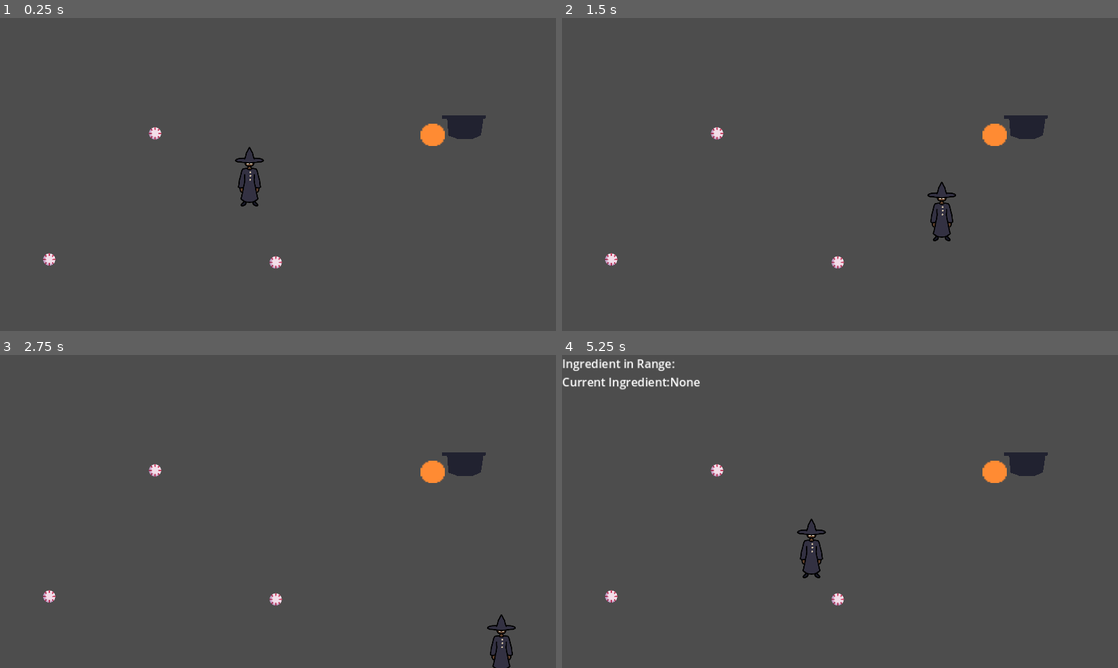
Above: before the commit, frames 1-4 (two rows, left to right).
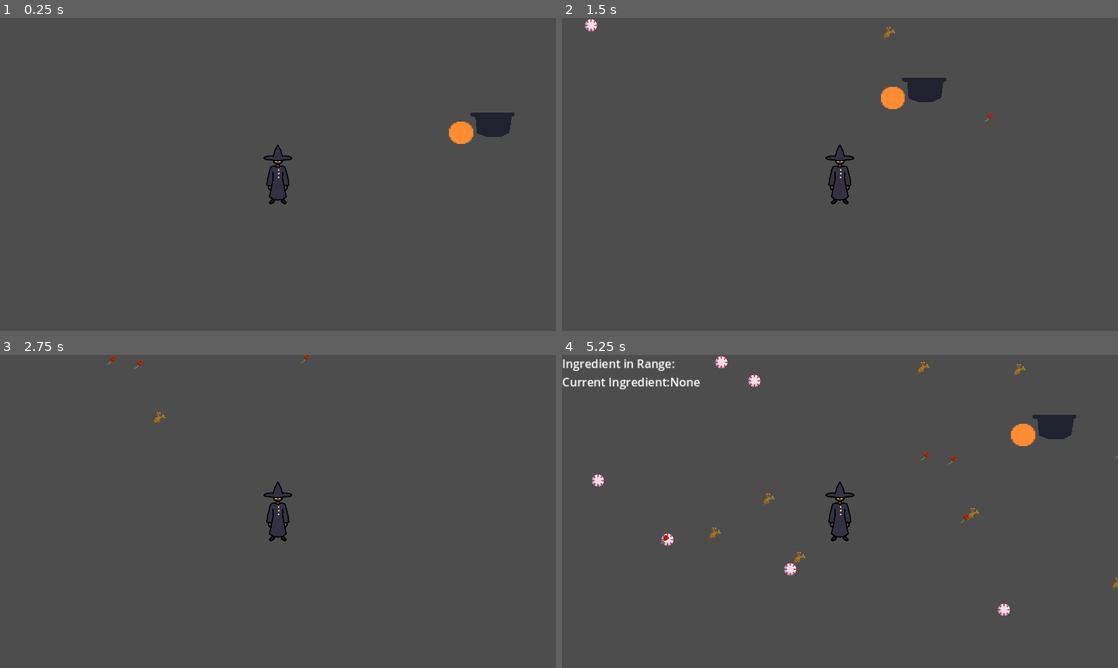
Above: after the commit, the same moments.

Repository: aryuserious/witch-in-training
Game: Godot game, scene res://scenes/level_1.tscn
Two runs of this game, one before a commit and one after it. Both use one fixed random seed, a clock stepped at 60 frames per second and the inputs below.
Inputs:
- Up to frame 1 (0.25 s): no input
- Up to frame 2 (1.5 s): tap Enter at 0.5 s; hold D (right) 0.53-1.28 s; tap I (test, bound only after the commit) at 0.6 s; hold S (down) from 1.28 s (still down); tap Q (drop) at 1.35 s
- Up to frame 3 (2.75 s): tap I (test, bound only after the commit) at 1.55, 2.3 s; release S (down) at 2.03 s; hold D (right) from 2.03 s (still down); tap E (pickup) at 2.1 s
- Up to frame 4 (5.25 s): release D (right) at 2.78 s; hold W (up) 2.78-3.53 s; tap 1 (show-hide stats) at 2.85 s; tap I (test, bound only after the commit) at 3.05, 3.6, 4.35 s; hold A (left) 3.53-5.03 s; hold S (down) from 5.03 s (still down); tap Q (drop) at 5.1 s

The runs differ from the first frame. In frame 1, 2.4% of the frame differs, in the area x 7-93%, y 30-80%; in frame 2, 2.9%; in frame 3, 2.1%; in frame 4, 3.5%, in the area x 5-100%, y 0-84%.
Error before the commit: Invalid access to property or key '1' on a base object of type 'Dictionary'. (res://scripts/cauldron.gd:36)

Commit message:
when a potion is selected, the needed ingredients spawn - while the result is correct, I'm probably not doing this correctly - I'm not using the Ingredient scene because for some reason it was treating the root node as an Area2D even though it is an Ingredient - so instead of instancing a scene, each ingredient creates their own sprite and collision shape which is probably the wrong way to do this

Diff:
--- /dev/null
+++ b/assets/collisionshape.tres
@@ -0,0 +1,4 @@
+[gd_resource type="CircleShape2D" format=3 uid="uid://ue4c1q8ncl73"]
+
+[resource]
+radius = 12.0
--- a/project.godot
+++ b/project.godot
@@ -66,6 +66,11 @@
 "events": [Object(InputEventKey,"resource_local_to_scene":false,"resource_name":"","device":-1,"window_id":0,"alt_pressed":false,"shift_pressed":false,"ctrl_pressed":false,"meta_pressed":false,"pressed":false,"keycode":0,"physical_keycode":49,"key_label":0,"unicode":49,"echo":false,"script":null)
 ]
 }
+test={
+"deadzone": 0.5,
+"events": [Object(InputEventKey,"resource_local_to_scene":false,"resource_name":"","device":-1,"window_id":0,"alt_pressed":false,"shift_pressed":false,"ctrl_pressed":false,"meta_pressed":false,"pressed":false,"keycode":0,"physical_keycode":73,"key_label":0,"unicode":105,"echo":false,"script":null)
+]
+}
 
 [layer_names]
 
--- a/scenes/ingredient.tscn
+++ b/scenes/ingredient.tscn
@@ -2,14 +2,13 @@
 
 [ext_resource type="Script" path="res://scripts/ingredient.gd" id="1_vuxb1"]
 [ext_resource type="Texture2D" uid="uid://d3v77sveuc4qg" path="res://assets/ingredients.png" id="2_a7wxe"]
-
-[sub_resource type="CircleShape2D" id="CircleShape2D_62y6x"]
-radius = 12.0
+[ext_resource type="Shape2D" uid="uid://ue4c1q8ncl73" path="res://assets/collisionshape.tres" id="3_jrt0x"]
 
 [node name="Ingredient" type="Area2D"]
 collision_layer = 4
 collision_mask = 0
 script = ExtResource("1_vuxb1")
+ingredient_type = 1
 
 [node name="Sprite" type="Sprite2D" parent="."]
 scale = Vector2(0.4, 0.4)
@@ -18,4 +17,4 @@
 region_rect = Rect2(4, 16, 63, 59)
 
 [node name="CollisionShape2D" type="CollisionShape2D" parent="."]
-shape = SubResource("CircleShape2D_62y6x")
+shape = ExtResource("3_jrt0x")
--- a/scenes/level_1.tscn
+++ b/scenes/level_1.tscn
@@ -1,8 +1,7 @@
-[gd_scene load_steps=6 format=3 uid="uid://2571m6godsxt"]
+[gd_scene load_steps=5 format=3 uid="uid://2571m6godsxt"]
 
 [ext_resource type="Script" path="res://scripts/level_1.gd" id="1_cltiy"]
 [ext_resource type="PackedScene" uid="uid://c5sekepb63mku" path="res://scenes/player.tscn" id="1_iw33g"]
-[ext_resource type="PackedScene" uid="uid://7uagnpdsdv57" path="res://scenes/ingredient.tscn" id="2_ko811"]
 [ext_resource type="PackedScene" uid="uid://d34dwh7n46jpu" path="res://scenes/cauldron.tscn" id="3_7uji8"]
 [ext_resource type="PackedScene" uid="uid://c6uq1yph8uswp" path="res://scenes/stats.tscn" id="5_xuif7"]
 
@@ -12,15 +11,7 @@
 [node name="Player" parent="." instance=ExtResource("1_iw33g")]
 position = Vector2(431, 274)
 
-[node name="Ingredient" parent="." instance=ExtResource("2_ko811")]
-position = Vector2(267.666, 199.471)
-
-[node name="Ingredient2" parent="." instance=ExtResource("2_ko811")]
-position = Vector2(85, 417)
-ingredient_type = 1
-
-[node name="Ingredient3" parent="." instance=ExtResource("2_ko811")]
-position = Vector2(476, 422)
+[node name="Camera2D" type="Camera2D" parent="Player"]
 
 [node name="Cauldron" parent="." instance=ExtResource("3_7uji8")]
 position = Vector2(803, 202)
--- a/scripts/cauldron.gd
+++ b/scripts/cauldron.gd
@@ -3,32 +3,34 @@
 extends StaticBody2D
 
 
+signal new_potion(potion : Potion)
 var current_potion : Potion
 var needed_ingredients : Array[Ingredient]
 var current_ingredients : Array[Ingredient]
 var player_in_range : bool = false
 var player : Player
 
-var potions = {
-    "Healing Potion" : Potion.new( [ Ingredient.new(Ingredient.type.GINGER_ROOT), Ingredient.new(Ingredient.type.GINGER_ROOT), Ingredient.new(Ingredient.type.PEPPERMINT_CANDY), Ingredient.new(Ingredient.type.THORNED_ROSE) ], "Healing" ),
-    "Death Potion" : Potion.new( [ Ingredient.new(Ingredient.type.THORNED_ROSE), Ingredient.new(Ingredient.type.GINGER_ROOT), Ingredient.new(Ingredient.type.PEPPERMINT_CANDY) ], "Death", 1 )
-}
+var potions : Array[Potion] = [
+    Potion.new( [ Ingredient.new(Ingredient.type.GINGER_ROOT), Ingredient.new(Ingredient.type.GINGER_ROOT), Ingredient.new(Ingredient.type.PEPPERMINT_CANDY), Ingredient.new(Ingredient.type.THORNED_ROSE) ], "Healing" ),
+    Potion.new( [ Ingredient.new(Ingredient.type.THORNED_ROSE), Ingredient.new(Ingredient.type.GINGER_ROOT), Ingredient.new(Ingredient.type.PEPPERMINT_CANDY) ], "Death", 1 )
+]
 
 
 func _ready():
-    select_potion()
+    pass
 
 
 func _physics_process(_delta):
-    pass
+    if Input.is_action_just_pressed("test"):
+        select_potion()
 
 
 func select_potion():
     var possible_potions : Array[Potion] = []
 
     for potion in potions:
-        if Global.difficulty == potions[potion].rarity:
-            possible_potions.append(potions[potion])
+        if Global.difficulty == potion.rarity:
+            possible_potions.append(potion)
         else:
             continue
 
@@ -36,6 +38,9 @@
     current_potion = potions[i]
     needed_ingredients = current_potion.ingredients
     current_ingredients.clear()
+    new_potion.emit(current_potion)
+    # for ingr in needed_ingredients:
+    #     get_parent().add_child(ingr)
 
 
 func _on_detection_body_entered(body:Node2D):
--- a/scripts/ingredient.gd
+++ b/scripts/ingredient.gd
@@ -13,14 +13,29 @@
 
 
 func _ready():
-    set_sprite_texture()
-    # RANDOM LOCATION #
     var x = randi_range(0, 960)
     var y = randi_range(0, 540)
-    position = Vector2(x, y)
+    global_position = Vector2(x, y)
+
+    # # ADD CHILDREN #
+    var s = Sprite2D.new()
+    s.texture = load("res://assets/ingredients.png")
+    s.scale = Vector2(0.4, 0.4)
+    s.name = "Sprite"
+    s.region_enabled = true
+    add_child(s)
+    set_sprite_region()
+
+    var collision = CollisionShape2D.new()
+    collision.shape = preload("res://assets/collisionshape.tres")
+    add_child(collision)
+
+    # RANDOM LOCATION #
+    print("Ingredient made")
 
 
-func set_sprite_texture():
+
+func set_sprite_region():
     match ingredient_type:
         type.GINGER_ROOT:
             if has_node("Sprite"):
@@ -28,6 +43,12 @@
         type.PEPPERMINT_CANDY:
             if has_node("Sprite"):
                 $Sprite.region_rect = ingredient_regions["peppermint candy"]
+        type.THORNED_ROSE:
+            if has_node("Sprite"):
+                $Sprite.region_rect = ingredient_regions["thorned rose"]
+        type.SALT:
+            if has_node("Sprite"):
+                $Sprite.region_rect = ingredient_regions["salt"]
 
 
 func _init(ingr_type : type):
--- a/scripts/level_1.gd
+++ b/scripts/level_1.gd
@@ -1,6 +1,22 @@
+class_name Level
+
 extends Node2D
+
+
+var ingr_scene = preload("res://scenes/ingredient.tscn")
+@onready var cauldron = $Cauldron as Cauldron
+
+
+func _ready():
+    cauldron.connect("new_potion", _on_cauldron_new_potion)
 
 
 func _process(_delta):
     $Stats.player_ingredients_in_range = $Player.ingredients_in_range
     $Stats.player_current_ingredient = $Player.current_ingredient
+
+
+func _on_cauldron_new_potion(potion : Cauldron.Potion):
+    for ingr in potion.ingredients:
+        var i = Ingredient.new(ingr.ingredient_type)
+        add_child(i)
